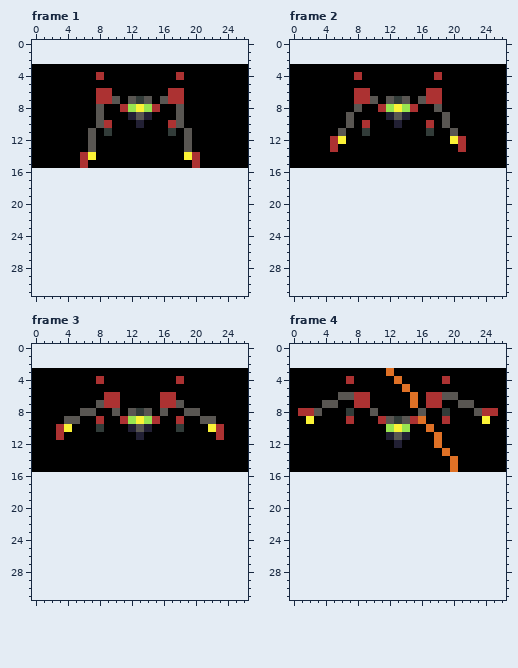
Pixel-art file: rawAssets/bat2.ase. This is how it looked before the edit.
27x13 pixels, 8 frames. Shown: frame 1, frame 2, frame 3, frame 4. The old version is drawn lined up with the new one, on the new canvas. The commit also changed other frames, which this record leaves out.
The same view after the edit:
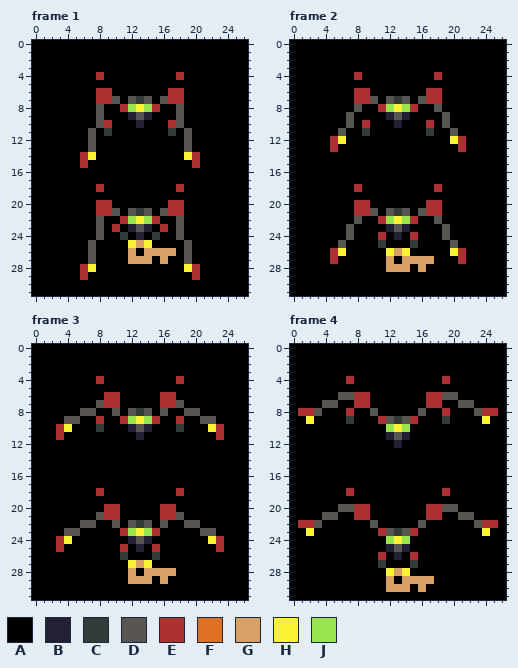
Palette (. is transparent): A #000000  B #222034  C #323c39  D #595652  E #ac3232  F #df7126  G #d9a066  H #fbf236  J #99e550
From the commit log: bat: add animation for carrying key, tweak sprite size
What changed:
canvas 27x13 -> 27x32, the old top-left corner now at 0,3
Frame 1:
y 0..2: x 0..26 ........................... -> AAAAAAAAAAAAAAAAAAAAAAAAAAA
y 16..17: x 0..26 ........................... -> AAAAAAAAAAAAAAAAAAAAAAAAAAA
y 18: x 0..26 ........................... -> AAAAAAAAEAAAAAAAAAEAAAAAAAA
y 19: x 0..26 ........................... -> AAAAAAAAAAAAAAAAAAAAAAAAAAA
y 20: x 0..26 ........................... -> AAAAAAAAEEAAAAAAAEEAAAAAAAA
y 21: x 0..26 ........................... -> AAAAAAAAEEDADCDADEEAAAAAAAA
y 22: x 0..26 ........................... -> AAAAAAAADAAEJHJEAADAAAAAAAA
y 23: x 0..26 ........................... -> AAAAAAAADAEABDBAEADAAAAAAAA
y 24: x 0..26 ........................... -> AAAAAAAADAACABACAADAAAAAAAA
y 25: x 0..26 ........................... -> AAAAAAADAAAAHGHAAAADAAAAAAA
y 26: x 0..26 ........................... -> AAAAAAADAAAAGAGGGGADAAAAAAA
y 27: x 0..26 ........................... -> AAAAAAADAAAAGGGAGAADAAAAAAA
y 28: x 0..26 ........................... -> AAAAAAEHAAAAAAAAAAAHEAAAAAA
y 29: x 0..26 ........................... -> AAAAAAEAAAAAAAAAAAAAEAAAAAA
y 30..31: x 0..26 ........................... -> AAAAAAAAAAAAAAAAAAAAAAAAAAA
Frame 2:
y 0..2: x 0..26 ........................... -> AAAAAAAAAAAAAAAAAAAAAAAAAAA
y 16..17: x 0..26 ........................... -> AAAAAAAAAAAAAAAAAAAAAAAAAAA
y 18: x 0..26 ........................... -> AAAAAAAAEAAAAAAAAAEAAAAAAAA
y 19: x 0..26 ........................... -> AAAAAAAAAAAAAAAAAAAAAAAAAAA
y 20: x 0..26 ........................... -> AAAAAAAAEEAAAAAAAEEAAAAAAAA
y 21: x 0..26 ........................... -> AAAAAAAAEEDADCDADEEAAAAAAAA
y 22: x 0..26 ........................... -> AAAAAAAADAAEJHJEAADAAAAAAAA
y 23: x 0..26 ........................... -> AAAAAAADAAAABDBAAAADAAAAAAA
y 24: x 0..26 ........................... -> AAAAAAADAAAEABAEAAADAAAAAAA
y 25: x 0..26 ........................... -> AAAAAADAAAACAAACAAAADAAAAAA
y 26: x 0..26 ........................... -> AAAAAEHAAAAAHGHAAAAAHEAAAAA
y 27: x 0..26 ........................... -> AAAAAEAAAAAAGAGGGGAAAEAAAAA
y 28: x 0..26 ........................... -> AAAAAAAAAAAAGGGAGAAAAAAAAAA
y 29..31: x 0..26 ........................... -> AAAAAAAAAAAAAAAAAAAAAAAAAAA
Frame 3:
y 0..2: x 0..26 ........................... -> AAAAAAAAAAAAAAAAAAAAAAAAAAA
y 16..17: x 0..26 ........................... -> AAAAAAAAAAAAAAAAAAAAAAAAAAA
y 18: x 0..26 ........................... -> AAAAAAAAEAAAAAAAAAEAAAAAAAA
y 19: x 0..26 ........................... -> AAAAAAAAAAAAAAAAAAAAAAAAAAA
y 20: x 0..26 ........................... -> AAAAAAAAAEEAAAAAEEAAAAAAAAA
y 21: x 0..26 ........................... -> AAAAAAAADEEAAAAAEEDAAAAAAAA
y 22: x 0..26 ........................... -> AAAAAADDAADADCDADAADDAAAAAA
y 23: x 0..26 ........................... -> AAAADDAAAAAEJHJEAAAAADDAAAA
y 24: x 0..26 ........................... -> AAAEHAAAAAAABDBAAAAAAAHEAAA
y 25: x 0..26 ........................... -> AAAEAAAAAAAEABAEAAAAAAAEAAA
y 26: x 0..26 ........................... -> AAAAAAAAAAACAAACAAAAAAAAAAA
y 27: x 0..26 ........................... -> AAAAAAAAAAAAHGHAAAAAAAAAAAA
y 28: x 0..26 ........................... -> AAAAAAAAAAAAGAGGGGAAAAAAAAA
y 29: x 0..26 ........................... -> AAAAAAAAAAAAGGGAGAAAAAAAAAA
y 30..31: x 0..26 ........................... -> AAAAAAAAAAAAAAAAAAAAAAAAAAA
Frame 4:
y 0..2: x 0..26 ........................... -> AAAAAAAAAAAAAAAAAAAAAAAAAAA
y 3: x 12 F -> A
y 4: x 13 F -> A
y 5: x 14 F -> A
y 6..7: x 15 F -> A
y 8: x 7 C -> E; x 19 C -> E
y 9: x 7 E -> C; x 16 F -> A; x 19 E -> C
y 10: x 17 F -> A
y 11..12: x 18 F -> A
y 13: x 19 F -> A
y 14..15: x 20 F -> A
y 16..17: x 0..26 ........................... -> AAAAAAAAAAAAAAAAAAAAAAAAAAA
y 18: x 0..26 ........................... -> AAAAAAAEAAAAAAAAAAAEAAAAAAA
y 19: x 0..26 ........................... -> AAAAAAAAAAAAAAAAAAAAAAAAAAA
y 20: x 0..26 ........................... -> AAAAAADDEEAAAAAAAEEDDAAAAAA
y 21: x 0..26 ........................... -> AAAADDAAEEAAAAAAAEEAADDAAAA
y 22: x 0..26 ........................... -> AEEDAAAAAADAAAAADAAAAAADEEA
y 23: x 0..26 ........................... -> AAHAAAAAAAAEDCDEAAAAAAAAHAA
y 24: x 0..26 ........................... -> AAAAAAAAAAAAJHJAAAAAAAAAAAA
y 25: x 0..26 ........................... -> AAAAAAAAAAAABDBAAAAAAAAAAAA
y 26: x 0..26 ........................... -> AAAAAAAAAAAEABAEAAAAAAAAAAA
y 27: x 0..26 ........................... -> AAAAAAAAAAACAAACAAAAAAAAAAA
y 28: x 0..26 ........................... -> AAAAAAAAAAAAHGHAAAAAAAAAAAA
y 29: x 0..26 ........................... -> AAAAAAAAAAAAGAGGGGAAAAAAAAA
y 30: x 0..26 ........................... -> AAAAAAAAAAAAGGGAGAAAAAAAAAA
y 31: x 0..26 ........................... -> AAAAAAAAAAAAAAAAAAAAAAAAAAA
Where, in picture pixels (left, top, right, bottom), the same in both pictures:
added: (32, 40, 248, 64)
added: (32, 168, 248, 296)
added: (290, 40, 506, 64)
added: (290, 168, 506, 296)
added: (32, 344, 248, 368)
added: (32, 472, 248, 600)
changed: (290, 344, 506, 600)
